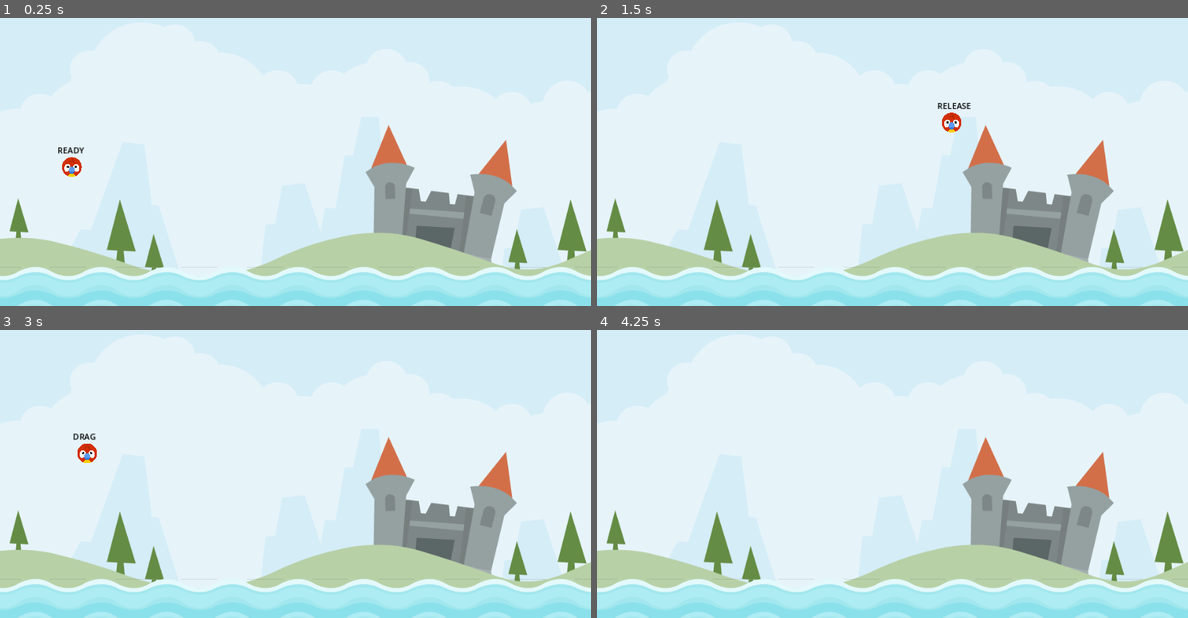
Above: before the commit, frames 1-4 (two rows, left to right).
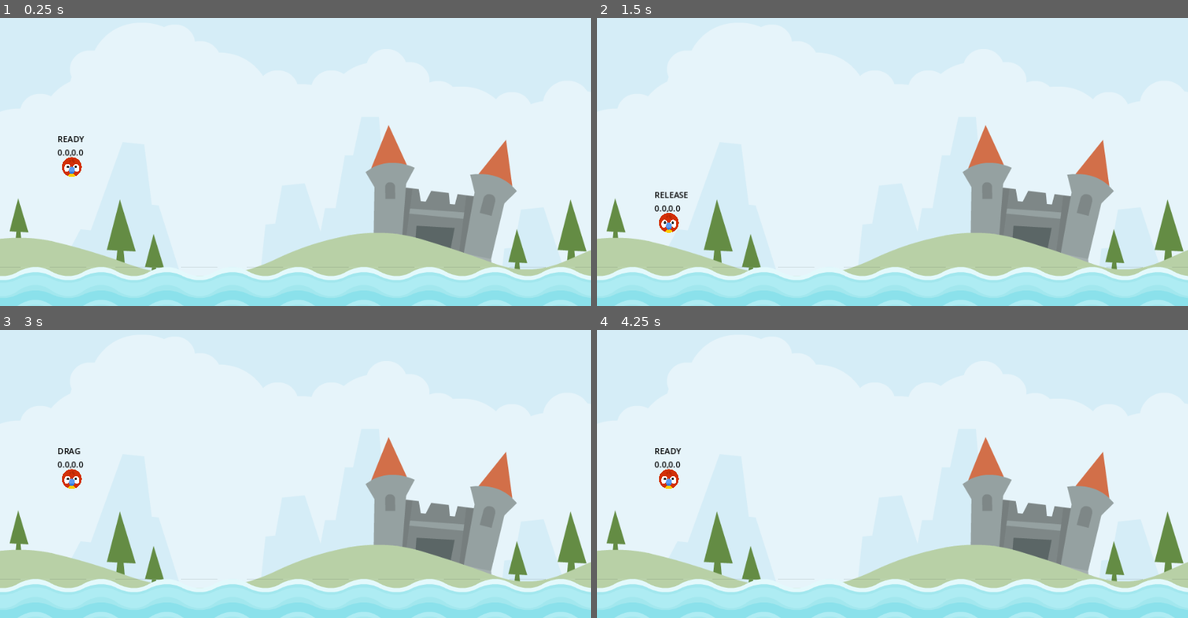
Above: after the commit, the same moments.

Repository: CS9490/angry-animals
Game: Godot game, scene res://scenes/level/level.tscn
The game is run twice, just before and just after one commit, with the same random seed, the same clock (stepped at 60 frames per second) and the same inputs.
Inputs (mouse positions are in pixels of both pictures, inside the frame that each line leads up to):
- Up to frame 1 (0.25 s): no input
- Up to frame 2 (1.5 s): tap Enter at 0.5 s; drag from (667, 167) to (951, 66) at 0.52 s; drag from (774, 156) to (862, 205) at 1.27 s
- Up to frame 3 (3 s): move the mouse to (354, 378) at 2.02 s; press the mouse at (354, 378) at 2.03 s; release the mouse at (354, 378) at 2.75 s; tap Space at 2.75 s; drag from (70, 479) to (118, 402) at 2.77 s
- Up to frame 4 (4.25 s): move the mouse to (1069, 502) at 3.52 s; press the mouse at (1069, 502) at 3.53 s

The runs differ from the first frame. In frame 1, 0.2% of the frame differs, in the area x 9-15%, y 41-49%; in frame 2, 0.6%, in the area x 9-64%, y 29-75%; in frame 3, 0.5%; in frame 4, 0.3%.

Commit message:
dragging action -difficult stuff lol

Diff:
--- a/scenes/animal/animal.gd
+++ b/scenes/animal/animal.gd
@@ -2,6 +2,15 @@
 
 
 enum ANIMAL_STATE { READY, DRAG, RELEASE }
+
+const DRAG_LIM_MAX: Vector2 = Vector2(0, 60)
+const DRAG_LIM_MIN: Vector2 = Vector2(-60, 0)
+
+
+var _start: Vector2 = Vector2.ZERO
+var _drag_start: Vector2 = Vector2.ZERO
+var _dragged_vector: Vector2 = Vector2.ZERO
+
 @onready var label = $Label
 
 var _state: ANIMAL_STATE = ANIMAL_STATE.READY
@@ -9,13 +18,13 @@
 
 # Called when the node enters the scene tree for the first time.
 func _ready():
-	pass # Replace with function body.
-
+	_start = position
 
 # Called every frame. 'delta' is the elapsed time since the previous frame.
 func _physics_process(delta):
 	update(delta)
-	label.text = "%s" % ANIMAL_STATE.keys()[_state]
+	label.text = "%s\n" % ANIMAL_STATE.keys()[_state]
+	label.text += "%.1f,%.1f" % [_dragged_vector.x, _dragged_vector.y]
 
 
 func set_new_state(new_state: ANIMAL_STATE) -> void:
@@ -23,7 +32,7 @@
 	if _state == ANIMAL_STATE.RELEASE:
 		freeze = false
 	elif _state == ANIMAL_STATE.DRAG:
-		pass
+		_drag_start = get_global_mouse_position()
 
 
 func detect_release() -> bool:
@@ -34,14 +43,30 @@
 	return false
 
 
+func get_dragged_vector(gmp: Vector2) -> Vector2:
+	return gmp - _drag_start
+
+func drag_in_limits() -> void:
+	_dragged_vector.x = clampf(
+		_dragged_vector.x,
+		DRAG_LIM_MIN.x,
+		DRAG_LIM_MAX.x
+	)
+	_dragged_vector.y = clampf(
+		_dragged_vector.y,
+		DRAG_LIM_MIN.y,
+		DRAG_LIM_MAX.y
+	)
+
+	position = _start + _dragged_vector
 
 func update_drag() -> void:
 	if detect_release():
 		return
 
 	var gmp = get_global_mouse_position()
-	position = gmp
-
+	_dragged_vector = get_dragged_vector(gmp)
+	drag_in_limits()
 
 func update(delta: float) -> void:
 	match _state:
--- a/scenes/animal/animal.tscn
+++ b/scenes/animal/animal.tscn
@@ -24,9 +24,9 @@
 
 [node name="Label" type="Label" parent="."]
 offset_left = -28.0
-offset_top = -44.0
+offset_top = -66.0
 offset_right = 27.0
-offset_bottom = -21.0
+offset_bottom = -43.0
 theme_override_colors/font_color = Color(0, 0, 0, 1)
 text = "DEBUG"
 
